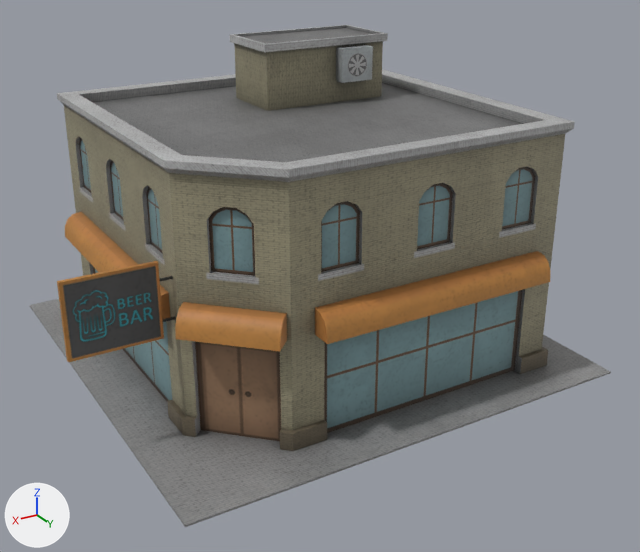
The FBX model Assets/XanaBuilder Assets/Models/BLD/12_ModernBuilding/BLD1210025_BeerBar/BLD1210025.fbx as it was, and as the next commit left it.
Both versions are drawn from a 50 mm camera at (11.56, 20.51, 12.07) aimed at (0.0, 1.24, 2.43). The axes (+X, +Y, +Z) are drawn at lower left. The lights are the same throughout. Objects named as collision shapes, trigger or cutter boxes, shadow casters or lower levels of detail are left out. Where no turn or scale is listed for an object, it has been applied to the vertices.

Objects in the first picture: 'smBLD1210025'.
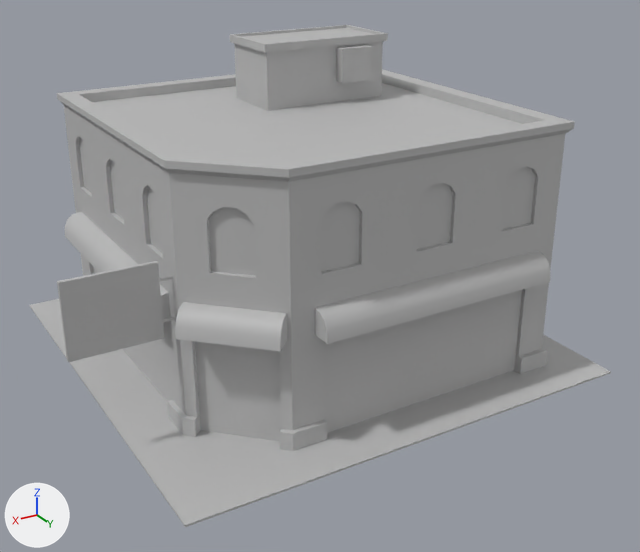
Where the change shows, as pixel boxes (x1, y1, x2, y2) in the pictures (640 x 552 px):
'smBLD1210025', surface changed
    both: (30, 25, 611, 527)

What changed in the scene script:
```text
Change mat_mtbld1210025_placemode:
    remove mat_mtbld1210025_placemode.texture = img_txbld1210025_diffuse_png
    add mat_mtbld1210025_placemode.base_color = (0.5, 0.5, 0.5)  # grey #bcbcbc
```
